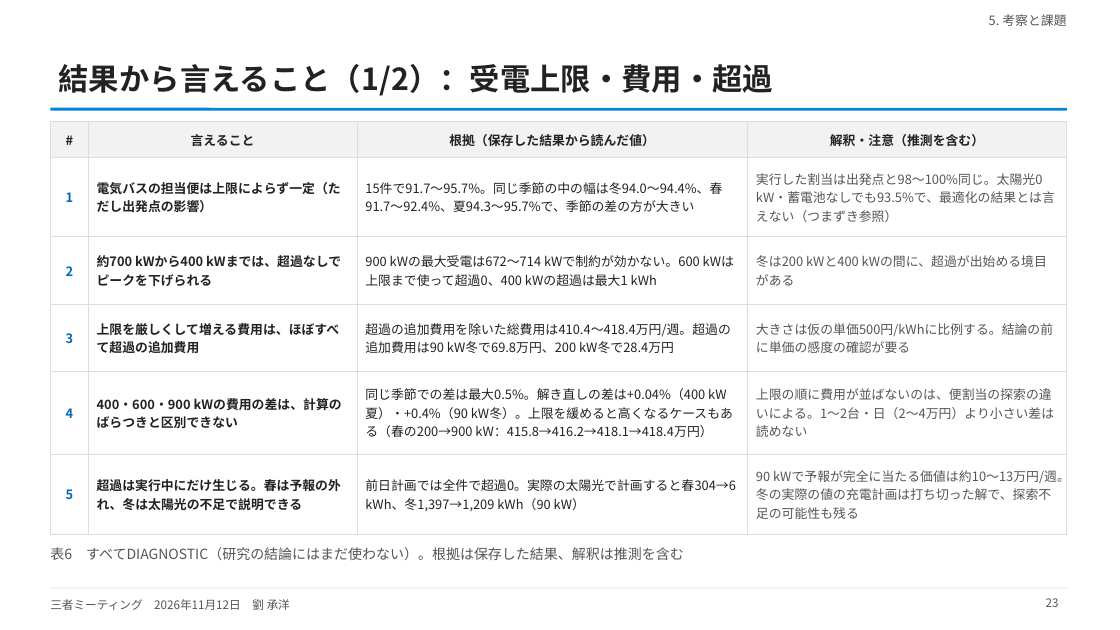
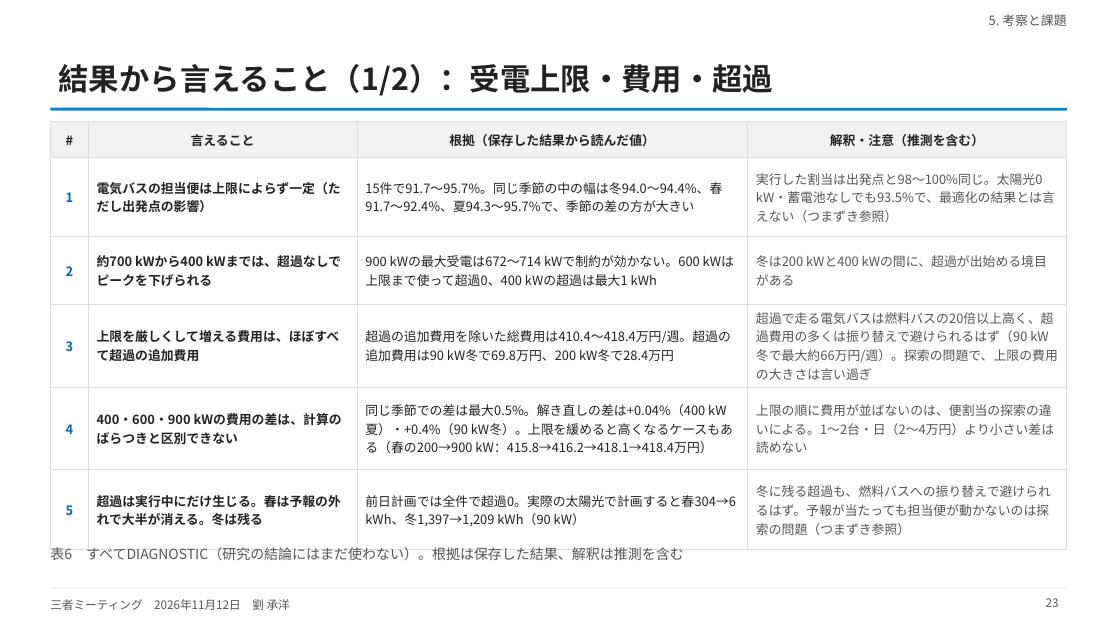
Before and after one commit to CYLIU2003/master-course, a slide deck: slide 23 of outcome/2026-11-12_three_party/three_party_20261112.pptx. Drawn at 1120x630 pixels with LibreOffice and Linux fonts; fonts in the diff are those of the drawing. Boxes give left, top, right and bottom in pixels: in the first picture for what was removed or moved away, otherwise in the second. Text is boxed around its words. In the diff, an @@ line names an element or a change of style, - is before the commit and + after.

```diff
--- a/outcome/2026-11-12_three_party/three_party_20261112.pptx
+++ b/outcome/2026-11-12_three_party/three_party_20261112.pptx
@@ table at (x1=50, y1=122, x2=1067, y2=539) @@
-row 4, column 4: 大きさは仮の単価500円/kWhに比例する。結論の前に単価の感度の確認が要る
+row 4, column 4: 超過で走る電気バスは燃料バスの20倍以上高く、超過費用の多くは振り替えで避けられるはず（90 kW冬で最大約66万円/週）。探索の問題で、上限の費用の大きさは言い過ぎ
-row 6, column 2: 超過は実行中にだけ生じる。春は予報の外れ、冬は太陽光の不足で説明できる
+row 6, column 2: 超過は実行中にだけ生じる。春は予報の外れで大半が消える。冬は残る
-row 6, column 4: 90 kWで予報が完全に当たる価値は約10〜13万円/週。冬の実際の値の充電計画は打ち切った解で、探索不足の可能性も残る
+row 6, column 4: 冬に残る超過も、燃料バスへの振り替えで避けられるはず。予報が当たっても担当便が動かないのは探索の問題（つまずき参照）
```
Also in this commit, not shown: 2 other slides changed, 3 other files.
